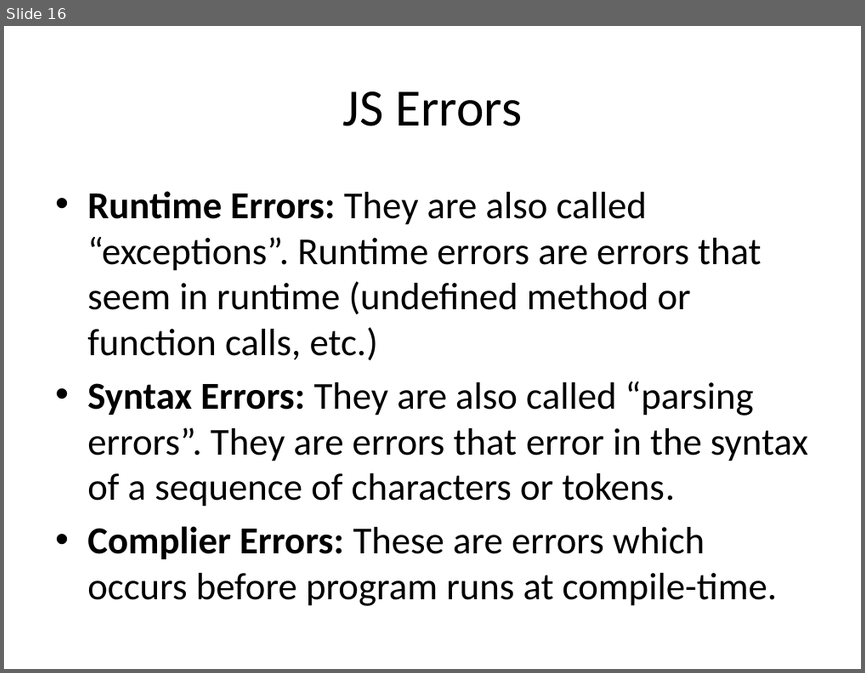
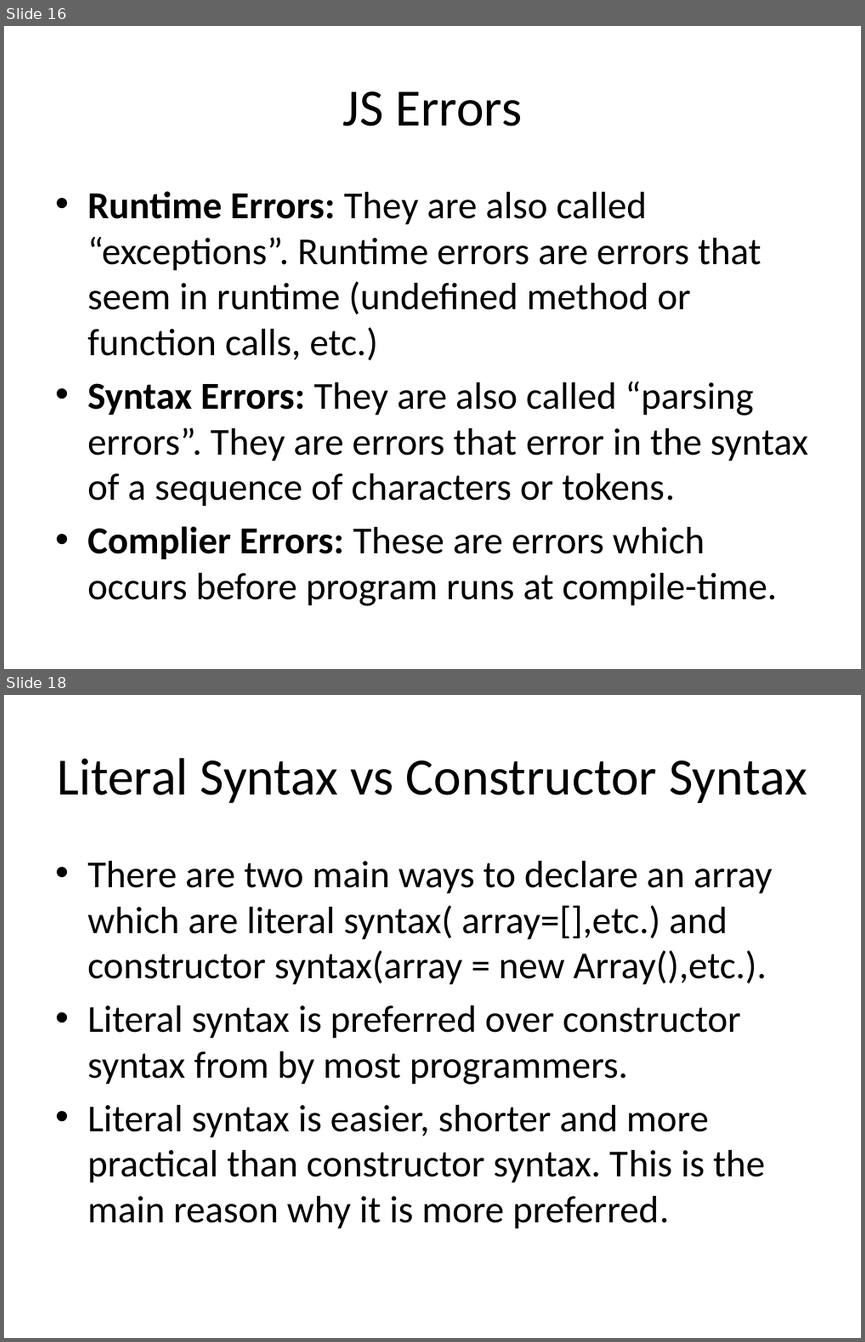
Before and after one commit to TechCareer-FrontEnd-1/tubisad-frontend-musabsakar, a slide deck: homeworks_musab_sakar.pptx. Shown one above the other, each under a label of ours: slide 16 before the commit, slides 16 and 18 after it; the slides between them are not shown. The pictures are 865x673 and 865x1342 pixels, drawn with LibreOffice and Linux fonts; fonts in the diff are those of the drawing. Boxes give left, top, right and bottom in pixels: in the first picture for what was removed or moved away, otherwise in the second. Text is boxed around its words. In the diff, an @@ line names an element or a change of style, - is before the commit and + after.

Commit message:
for, while, literal, constructor

```diff
--- a/homeworks_musab_sakar.pptx
+++ b/homeworks_musab_sakar.pptx
@@ slide 18 added at (4,695,861,1338), background #FFFFFF @@
@@ title added at (57,758,807,803), 44 pt, text #000000 @@
+Literal Syntax vs Constructor Syntax
@@ text added at (87,861,772,1229), 32 pt, text #000000 @@
+• There are two main ways to declare an array which are literal syntax( array=[],etc.) and constructor syntax(array = new Array(),etc.).
+• Literal syntax is preferred over constructor syntax from by most programmers.
+• Literal syntax is easier, shorter and more practical than constructor syntax. This is the main reason why it is more preferred.
```
Also in this commit, not shown: 2 other slides added.
